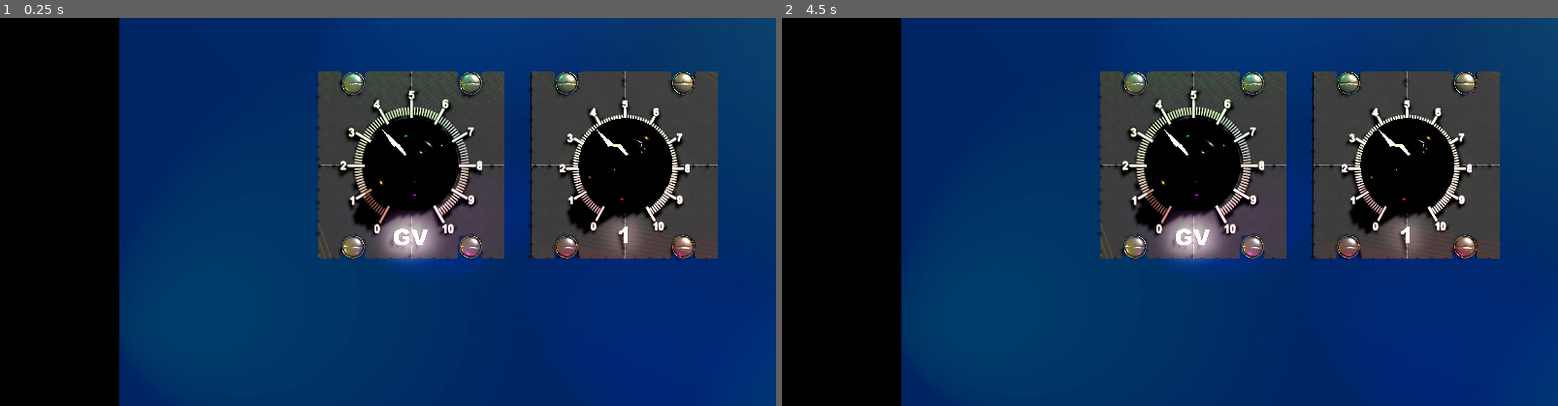
Above: before the commit, frames 1-2 (left to right).
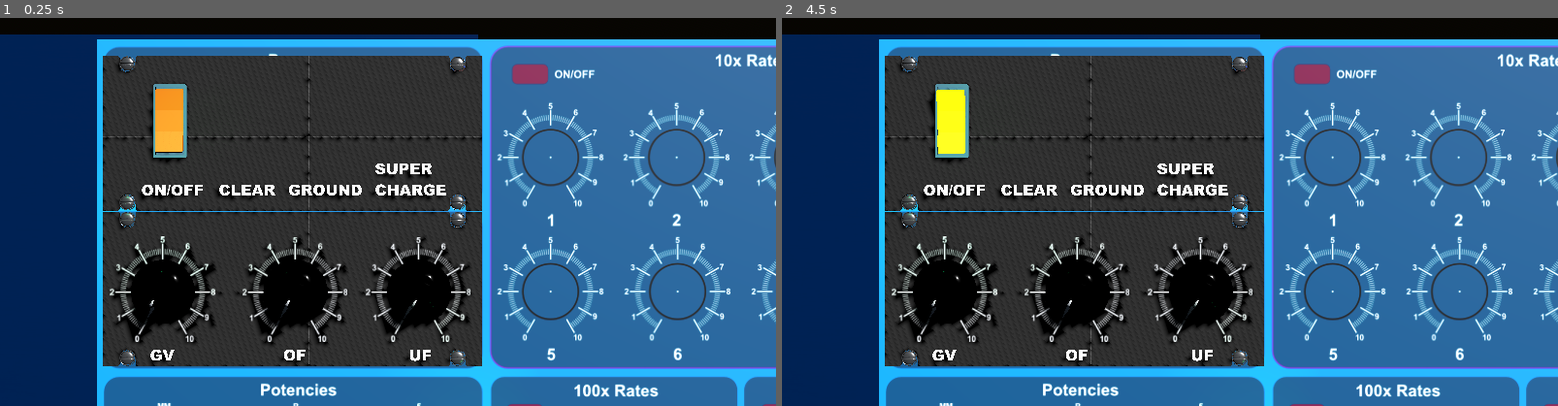
Above: after the commit, the same moments.

Repository: isuretpolos/AOPi3
Game: Godot game, scene res://SCENES/MAIN3D.tscn
Two runs of this game, one before a commit and one after it. Both use one fixed random seed, a clock stepped at 60 frames per second and the inputs below.
Inputs (mouse positions are in pixels of both pictures, inside the frame that each line leads up to):
- Up to frame 1 (0.25 s): no input
- Up to frame 2 (4.5 s): tap Enter (ui_accept) at 0.5, 0.77, 0.8, 1.07, 1.25, 1.35, 1.52, 1.82, 2, 2.3, 2.75, 3.02, 3.32, 3.5 s; move the mouse to (1340, 192) at 0.52 s; hold Right (ui_right) 0.53-1.28 s; hold Shift 0.53-1.28 s; click (1340, 192) at 0.67 s; move the mouse to (1014, 231) at 1.27 s; hold Down (ui_down) 1.28-2.03 s; click (1014, 231) at 1.42 s; tap Shift at 1.55, 2.85, 4.35 s; move the mouse to (1247, 126) at 2.02 s; hold Right (ui_right) 2.03-2.78 s; hold Shift 2.03-2.78 s; click (1247, 126) at 2.17 s; move the mouse to (1131, 289) at 2.77 s; hold Up (ui_up) 2.78-3.53 s; click (1131, 289) at 2.92 s; move the mouse to (1402, 270) at 3.52 s; hold Enter (ui_accept) 3.53-4.28 s; hold Left (ui_left) from 3.53 s (still down); click (1402, 270) at 3.67 s; move the mouse to (937, 153) at 4.27 s; click (937, 153) at 4.42 s

The runs differ from the first frame. In frame 1, 95% of the frame differs, in the area x 0-100%, y 0-100%; in frame 2, 95%.

Commit message:
button clicking

Diff:
--- a/SCENES/MAIN3D.tscn
+++ b/SCENES/MAIN3D.tscn
@@ -1,41 +1,82 @@
-[gd_scene load_steps=5 format=3 uid="uid://cgv8prdwo77qh"]
+[gd_scene load_steps=16 format=3 uid="uid://cgv8prdwo77qh"]
 
 [ext_resource type="PackedScene" uid="uid://xdh82s3pxovt" path="res://BLENDER/Prototype.glb" id="1_1fqqq"]
+[ext_resource type="PackedScene" uid="uid://dmjviskywjlop" path="res://BLENDER/BUTTON.glb" id="1_yrw6j"]
+[ext_resource type="PackedScene" uid="uid://cxsd5bw85ol0f" path="res://BLENDER/KNOB.glb" id="2_6euwl"]
+[ext_resource type="PackedScene" uid="uid://4cjs0tj0oce5" path="res://BLENDER/KNOB_Scale10.glb" id="2_ctog8"]
+[ext_resource type="Script" uid="uid://bdcs1ywkehn4l" path="res://SCRIPTS/camera_rig.gd" id="2_jdj2l"]
+[ext_resource type="PackedScene" uid="uid://ce3p2ac3863k6" path="res://BLENDER/BUTTON_BASE.glb" id="2_nihjc"]
+[ext_resource type="Script" uid="uid://4v7gw3kmfa4u" path="res://SCRIPTS/button.gd" id="2_uusqb"]
+[ext_resource type="Script" uid="uid://dk6p1a2078kum" path="res://SCRIPTS/trng_from_audio.gd" id="8_uusqb"]
+
+[sub_resource type="BoxShape3D" id="BoxShape3D_4ukpf"]
+size = Vector3(1, 0.4517212, 2.109375)
+
+[sub_resource type="PhysicalSkyMaterial" id="PhysicalSkyMaterial_nihjc"]
+
+[sub_resource type="Sky" id="Sky_nihjc"]
+sky_material = SubResource("PhysicalSkyMaterial_nihjc")
+
+[sub_resource type="Environment" id="Environment_nihjc"]
+background_mode = 2
+sky = SubResource("Sky_nihjc")
+ambient_light_source = 3
+ambient_light_color = Color(0.14638418, 0.56497097, 0.79844666, 1)
+
+[sub_resource type="CameraAttributesPractical" id="CameraAttributesPractical_nihjc"]
+dof_blur_far_distance = 0.01
+
+[sub_resource type="Compositor" id="Compositor_nihjc"]
 
 [sub_resource type="SeparationRayShape3D" id="SeparationRayShape3D_1fqqq"]
 
-[sub_resource type="Sky" id="Sky_1fqqq"]
-
-[sub_resource type="Environment" id="Environment_jdj2l"]
-background_mode = 2
-background_energy_multiplier = 1.65
-sky = SubResource("Sky_1fqqq")
-ambient_light_source = 3
-reflected_light_source = 2
-tonemap_mode = 2
-glow_enabled = true
-
 [node name="MAIN3D" type="Node3D"]
 
-[node name="Prototype" parent="." instance=ExtResource("1_1fqqq")]
+[node name="PROTOTYPE_DEVICE" type="Node3D" parent="."]
+
+[node name="BUTTON" parent="PROTOTYPE_DEVICE" instance=ExtResource("1_yrw6j")]
+transform = Transform3D(1, 0, 0, 0, 0.9953593, 0.09622795, 0, -0.09622795, 0.9953593, -2.9756613, 0, -5.2362823)
+script = ExtResource("2_uusqb")
+rotation_on = 9.29
+emission_color = Color(0.99215686, 0.42352942, 0, 1)
+emission_energy = 50.0
+
+[node name="StaticBody3D" type="StaticBody3D" parent="PROTOTYPE_DEVICE/BUTTON"]
+
+[node name="CollisionShape3D" type="CollisionShape3D" parent="PROTOTYPE_DEVICE/BUTTON/StaticBody3D"]
+transform = Transform3D(1, 0, 0, 0, 1, 0, 0, 0, 1, 0, 0.05816418, -0.019836903)
+shape = SubResource("BoxShape3D_4ukpf")
+
+[node name="BUTTON_BASE" parent="PROTOTYPE_DEVICE" instance=ExtResource("2_nihjc")]
+transform = Transform3D(1, 0, 0, 0, 1, 0, 0, 0, 1, -2.9666343, 0, -5.2362823)
+
+[node name="Prototype" parent="PROTOTYPE_DEVICE" instance=ExtResource("1_1fqqq")]
 transform = Transform3D(1, 0, 0, 0, 1, 0, 0, 0, 1, -3.2, 0, 0.1)
 
-[node name="HorizontalPivot" type="Node3D" parent="."]
+[node name="KNOB" parent="PROTOTYPE_DEVICE" instance=ExtResource("2_6euwl")]
+transform = Transform3D(-0.35510692, 0, 0.93482566, 0, 1, 0, -0.93482566, 0, -0.35510692, -3.190158, -0.046522617, 0.075514376)
 
-[node name="VerticalPivot" type="Node3D" parent="HorizontalPivot"]
+[node name="KNOB2" parent="PROTOTYPE_DEVICE" instance=ExtResource("2_6euwl")]
+transform = Transform3D(-0.35510692, 0, 0.93482566, 0, 1, 0, -0.93482566, 0, -0.35510692, 0.94011784, -0.046522617, 0.075514376)
 
-[node name="SpringArm3D" type="SpringArm3D" parent="."]
-transform = Transform3D(1, 0, 0, 0, -4.371139e-08, 1, 0, -1, -4.371139e-08, -3.7, 32.900005, 1.0999999)
-shape = SubResource("SeparationRayShape3D_1fqqq")
-spring_length = 4.0
+[node name="KNOB3" parent="PROTOTYPE_DEVICE" instance=ExtResource("2_6euwl")]
+transform = Transform3D(-0.35510692, 0, 0.93482566, 0, 1, 0, -0.93482566, 0, -0.35510692, 4.787604, -0.046522617, 0.075514376)
 
-[node name="Camera3D" type="Camera3D" parent="SpringArm3D"]
-fov = 12.8
+[node name="KNOB_Scale10" parent="PROTOTYPE_DEVICE" instance=ExtResource("2_ctog8")]
+transform = Transform3D(1.08, 0, 0, 0, 1.08, 0, 0, 0, 1.08, -3.2, 0, 0.07195884)
+
+[node name="KNOB_Scale12" parent="PROTOTYPE_DEVICE" instance=ExtResource("2_ctog8")]
+transform = Transform3D(1.075, 0, 0, 0, 1.075, 0, 0, 0, 1.075, 4.767875, 0, 0.072541356)
+
+[node name="KNOB_Scale11" parent="PROTOTYPE_DEVICE" instance=ExtResource("2_ctog8")]
+transform = Transform3D(1.08, 0, 0, 0, 1.08, 0, 0, 0, 1.08, 0.9252373, 0, 0.07476288)
 
 [node name="WORLD" type="Node" parent="."]
 
 [node name="WorldEnvironment" type="WorldEnvironment" parent="WORLD"]
-environment = SubResource("Environment_jdj2l")
+environment = SubResource("Environment_nihjc")
+camera_attributes = SubResource("CameraAttributesPractical_nihjc")
+compositor = SubResource("Compositor_nihjc")
 
 [node name="Lights" type="Node" parent="WORLD"]
 
@@ -103,3 +144,28 @@
 spot_range = 14.093
 spot_attenuation = 0.22
 spot_angle = 37.62
+
+[node name="CameraRig2" type="Node3D" parent="."]
+transform = Transform3D(1, 0, 0, 0, 1, 0, 0, 0, 1, 7.5198364, 16.976624, -3.5083008)
+script = ExtResource("2_jdj2l")
+zoom_sensitivity = 4.0
+min_zoom = -15.0
+max_zoom = 200.0
+
+[node name="HorizontalPivot" type="Node3D" parent="CameraRig2"]
+
+[node name="VerticalPivot" type="Node3D" parent="CameraRig2/HorizontalPivot"]
+
+[node name="SpringArm3D" type="SpringArm3D" parent="CameraRig2/HorizontalPivot/VerticalPivot"]
+transform = Transform3D(1, 0, 0, 0, -4.371139e-08, 1, 0, -1, -4.371139e-08, -3.7, 32.900005, 1.0999999)
+shape = SubResource("SeparationRayShape3D_1fqqq")
+spring_length = 4.0
+
+[node name="Camera3D" type="Camera3D" parent="CameraRig2/HorizontalPivot/VerticalPivot/SpringArm3D"]
+fov = 12.8
+
+[node name="TRNG_FROM_AUDIO" type="Node" parent="."]
+script = ExtResource("8_uusqb")
+
+[connection signal="mouse_entered" from="PROTOTYPE_DEVICE/BUTTON/StaticBody3D" to="PROTOTYPE_DEVICE/BUTTON" method="_on_static_body_3d_mouse_entered"]
+[connection signal="mouse_exited" from="PROTOTYPE_DEVICE/BUTTON/StaticBody3D" to="PROTOTYPE_DEVICE/BUTTON" method="_on_static_body_3d_mouse_exited"]
--- /dev/null
+++ b/SCRIPTS/button.gd
@@ -0,0 +1,43 @@
+extends Node3D
+
+@export var event_name := "ON/OFF"
+@export var rotation_off := -5.5
+@export var rotation_on := 5.5
+@export var switch_on := false
+@export var emission_color := Color(1, 1, 1)
+@export var emission_energy := 1.0
+
+var mouse_entered := false
+
+func _ready():
+	var mat :Material= get_child(0).get_active_material(0)
+	if mat is StandardMaterial3D:
+		mat = mat.duplicate()
+		mat.emission = emission_color
+		mat.emission_energy = emission_energy
+		get_child(0).set_surface_override_material(0, mat)
+
+func _unhandled_input(event: InputEvent) -> void:
+	if event is InputEventMouseButton && mouse_entered:
+		if Input.is_mouse_button_pressed(MOUSE_BUTTON_LEFT):
+			if switch_on:
+				switch(false)
+			else:
+				switch(true)
+
+
+func _on_static_body_3d_mouse_entered() -> void:
+	mouse_entered = true
+
+func _on_static_body_3d_mouse_exited() -> void:
+	mouse_entered = false
+
+func switch(state:bool):
+
+	switch_on = state
+	get_child(0).get_active_material(0).emission_enabled = state
+
+	if state:
+		$".".rotation.x = deg_to_rad(rotation_on)
+	else:
+		$".".rotation.x = deg_to_rad(rotation_off)
--- /dev/null
+++ b/SCRIPTS/camera_rig.gd
@@ -0,0 +1,61 @@
+extends Node3D
+
+# Direction X/Y where one looks
+var _look := Vector2.ZERO
+@export var rotate_sensitivity := 0.003
+@export var pan_sensitivity := 0.01
+@export var zoom_sensitivity := 0.5
+
+@export var min_pitch := deg_to_rad(-85)
+@export var max_pitch := deg_to_rad(85)
+@export var min_zoom := 1.5
+@export var max_zoom := 30.0
+
+@onready var yaw_pivot := $HorizontalPivot
+@onready var pitch_pivot := $HorizontalPivot/VerticalPivot
+@onready var spring_arm := $HorizontalPivot/VerticalPivot/SpringArm3D
+
+var rotating := false
+var panning := false
+#@export var mouse_sensitivity :float = 0.00075
+
+func _unhandled_input(event: InputEvent) -> void:
+
+	# --- Mouse Motion ---
+	if event is InputEventMouseMotion:
+		if Input.is_mouse_button_pressed(MOUSE_BUTTON_MIDDLE):
+
+			if Input.is_key_pressed(KEY_SHIFT):
+				pan_camera(event.relative)
+			else:
+				rotate_camera(event.relative)
+
+	# --- Zoom ---
+	elif event is InputEventMouseButton:
+		if Input.is_key_pressed(KEY_SHIFT):
+			if event.button_index == MOUSE_BUTTON_WHEEL_UP:
+				spring_arm.spring_length -= zoom_sensitivity
+			elif event.button_index == MOUSE_BUTTON_WHEEL_DOWN:
+				spring_arm.spring_length += zoom_sensitivity
+
+		spring_arm.spring_length = clamp(
+			spring_arm.spring_length, min_zoom, max_zoom
+		)
+
+
+func rotate_camera(delta: Vector2) -> void:
+	# Yaw
+	yaw_pivot.rotate_y(-delta.x * rotate_sensitivity)
+
+	# Pitch
+	var new_pitch = pitch_pivot.rotation.x - delta.y * rotate_sensitivity
+	pitch_pivot.rotation.x = clamp(new_pitch, min_pitch, max_pitch)
+
+
+func pan_camera(delta: Vector2) -> void:
+	var right = -yaw_pivot.global_transform.basis.x
+	var up = -yaw_pivot.global_transform.basis.y
+
+	global_translate(
+		(right * delta.x + up * -delta.y) * pan_sensitivity
+	)
--- /dev/null
+++ b/SCRIPTS/trng_from_audio.gd
@@ -0,0 +1,168 @@
+extends Node
+
+# Audio Random Generator für Godot 4.5
+# Nutzt Mikrofon-Rauschen als Entropiequelle
+
+var audio_effect_capture: AudioEffectCapture
+var audio_stream_player: AudioStreamPlayer
+var is_recording: bool = false
+var collected_bits: Array = []
+
+# Konfiguration
+const SAMPLE_RATE = 44100
+const BUFFER_LENGTH = 0.1  # Sekunden
+
+func _ready():
+	setup_audio_capture()
+	print("Audio Random Generator bereit!")
+	print("Drücke SPACE um 10.000 Zufallszahlen zu generieren")
+
+func setup_audio_capture():
+	"""Richtet Audio-Capture ein"""
+	# AudioStreamPlayer erstellen
+	audio_stream_player = AudioStreamPlayer.new()
+	add_child(audio_stream_player)
+
+	# Mikrofon als Input
+	var microphone = AudioStreamMicrophone.new()
+	audio_stream_player.stream = microphone
+
+	# AudioEffectCapture zum Bus hinzufügen
+	var bus_index = AudioServer.get_bus_index("Record")
+	if bus_index == -1:
+		# Bus erstellen falls nicht vorhanden
+		AudioServer.add_bus()
+		bus_index = AudioServer.bus_count - 1
+		AudioServer.set_bus_name(bus_index, "Record")
+
+	# Capture-Effekt hinzufügen
+	audio_effect_capture = AudioEffectCapture.new()
+	audio_effect_capture.buffer_length = BUFFER_LENGTH
+	AudioServer.add_bus_effect(bus_index, audio_effect_capture)
+
+	# Player an Record-Bus routen
+	audio_stream_player.bus = "Record"
+
+func _input(event):
+	if event.is_action_pressed("ui_accept"):  # SPACE-Taste
+		if not is_recording:
+			start_generation()
+
+func start_generation():
+	"""Startet die Generierung von Zufallszahlen"""
+	print("\n=== Starte Zufallszahlen-Generierung ===")
+	is_recording = true
+	collected_bits.clear()
+
+	# Mikrofon starten
+	audio_stream_player.play()
+	audio_effect_capture.clear_buffer()
+
+	print("Sammle Audio-Rauschen vom Mikrofon...")
+
+func _process(_delta):
+	if not is_recording:
+		return
+
+	# Audio-Frames lesen
+	var frames_available = audio_effect_capture.get_frames_available()
+
+	if frames_available > 0:
+		var audio_frames = audio_effect_capture.get_buffer(frames_available)
+		extract_entropy_from_audio(audio_frames)
+
+		# Fortschritt anzeigen
+		if collected_bits.size() % 10000 == 0 and collected_bits.size() > 0:
+			print("Gesammelte Bits: %d / 240000" % collected_bits.size())
+
+		# Genug Bits gesammelt? (10.000 Zahlen × 24 Bits)
+		if collected_bits.size() >= 240000:
+			finish_generation()
+
+func extract_entropy_from_audio(audio_frames: PackedVector2Array):
+	"""Extrahiert Entropie-Bits aus Audio-Daten"""
+	for frame in audio_frames:
+		# Beide Kanäle nutzen (L und R)
+		var left_sample = int(frame.x * 32767.0)  # Float zu Int16
+		var right_sample = int(frame.y * 32767.0)
+
+		# Niedrigwertigste Bits extrahieren (höchste Entropie)
+		collected_bits.append(left_sample & 1)
+		collected_bits.append(right_sample & 1)
+
+func finish_generation():
+	"""Beendet die Generierung und speichert die Datei"""
+	is_recording = false
+	audio_stream_player.stop()
+
+	print("\nKonvertiere Bits zu Integers...")
+
+	# Bits in Integers konvertieren
+	var integers = bits_to_integers(collected_bits, 10000, 16777215)
+
+	# JSON erstellen
+	var data = {
+		"integerList": integers
+	}
+
+	# Dateiname mit Timestamp
+	var timestamp_ms = Time.get_ticks_msec()
+	var filename = "user://hotbits_%d.json" % timestamp_ms
+
+	# Datei speichern
+	var file = FileAccess.open(filename, FileAccess.WRITE)
+	if file:
+		file.store_string(JSON.stringify(data))
+		file.close()
+
+		print("\n✓ Erfolgreich %d Zufallszahlen generiert!" % integers.size())
+		print("✓ Datei gespeichert: %s" % filename)
+		print("✓ Echter Pfad: %s" % ProjectSettings.globalize_path(filename))
+
+		# Statistiken
+		print("\nStatistiken:")
+		print("  Min: %d" % integers.min())
+		print("  Max: %d" % integers.max())
+		print("  Durchschnitt: %.2f" % (integers.reduce(func(a, b): return a + b, 0) / float(integers.size())))
+		print("  Erste 10: %s" % str(integers.slice(0, 10)))
+
+		print("\nDrücke SPACE für weitere 10.000 Zahlen")
+	else:
+		print("FEHLER: Konnte Datei nicht speichern!")
+
+func bits_to_integers(bits: Array, num_integers: int, max_value: int) -> Array:
+	"""Konvertiert Bit-Array in Integer-Array"""
+	var integers: Array = []
+	var bits_per_int = get_bits_needed(max_value)  # 24 für 16777215
+
+	for i in range(num_integers):
+		var start_idx = i * bits_per_int
+		var end_idx = start_idx + bits_per_int
+
+		if end_idx > bits.size():
+			break
+
+		# Bits zu Integer konvertieren
+		var value = 0
+		for j in range(start_idx, end_idx):
+			value = (value << 1) | bits[j]
+
+		# Auf max_value begrenzen
+		value = value % (max_value + 1)
+		integers.append(value)
+
+	return integers
+
+func get_bits_needed(max_value: int) -> int:
+	"""Berechnet benötigte Bits für max_value"""
+	var bits = 0
+	var n = max_value
+	while n > 0:
+		bits += 1
+		n >>= 1
+	return bits
+
+func _exit_tree():
+	"""Aufräumen beim Beenden"""
+	if audio_stream_player:
+		audio_stream_player.stop()
Binary file added: BLENDER/BUTTON.glb
Not shown, added: BLENDER/BUTTON.glb.import
Binary file added: BLENDER/BUTTON_BASE.glb
Not shown, added: BLENDER/BUTTON_BASE.glb.import
Binary file added: BLENDER/KNOB.glb
Not shown, added: BLENDER/KNOB.glb.import
Binary file added: BLENDER/KNOB_Scale10.glb
Not shown, added: BLENDER/KNOB_Scale10.glb.import
Binary file added: BLENDER/KNOB_Scale10_KnobScale10.png
Not shown, added: BLENDER/KNOB_Scale10_KnobScale10.png.import
Binary file changed: BLENDER/Prototype.glb
Binary file added: BLENDER/Prototype_LAYOUT.png
(and 13 more such lines)
